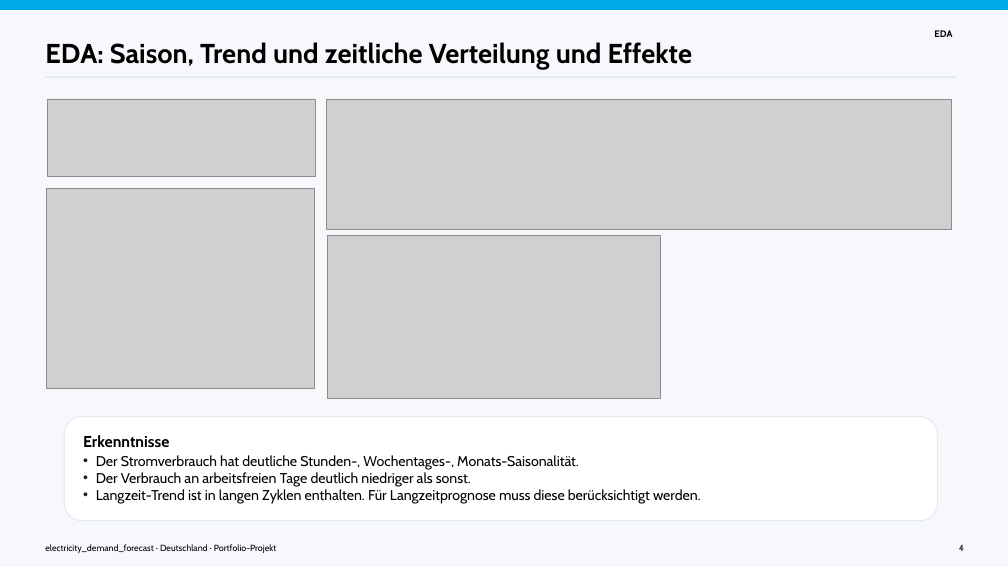
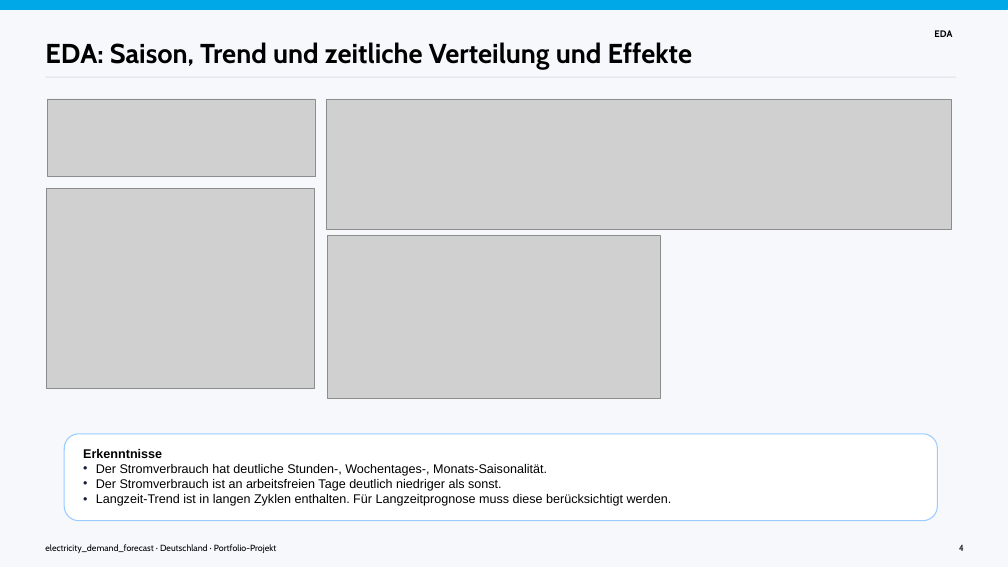
Before and after one commit to SW-oasen/electricity_price_forecast, a slide deck: slide 4 of presentation/orig/Stromverbrauch_Vorhersagen_v2.odp. Drawn at 1008x567 pixels with LibreOffice and Linux fonts; fonts in the diff are those of the drawing; grey boxes stand for pictures. Boxes give left, top, right and bottom in pixels: in the first picture for what was removed or moved away, otherwise in the second. Text is boxed around its words. In the diff, an @@ line names an element or a change of style, - is before the commit and + after.

```diff
--- a/presentation/orig/Stromverbrauch_Vorhersagen_v2.odp
+++ b/presentation/orig/Stromverbrauch_Vorhersagen_v2.odp
@@ rounded rectangle: place and size @@
-rounded rectangle at (64, 417, 938, 521)
+rounded rectangle at (64, 434, 938, 521)
@@ rounded rectangle at (64, 434, 938, 521): outline #E4EAF2 0.99 pt to #99CCFF 0.99 pt @@
@@ text at (83, 449, 162, 458): paragraph added @@
+Erkenntnisse
@@ text "Erkenntnisse": place and size @@
-text "Erkenntnisse" at (96, 455, 701, 504)
+text "Erkenntnisse" at (83, 449, 672, 506)
@@ text removed at (83, 435, 169, 447) @@
-Erkenntnisse
@@ text at (96, 479, 502, 491): text changed; size 13.5 to 12 pt; font Cabin to Arial @@
-• Der Verbrauch an arbeitsfreien Tage deutlich niedriger als sonst.
+• Der Stromverbrauch ist an arbeitsfreien Tage deutlich niedriger als sonst.
@@ text at (96, 464, 672, 506): size 13.5 to 12 pt, font Cabin to Arial in "Der Stromverbrauch hat deutliche Stunden-, Wochentages-, Mon ...", "Langzeit-Trend ist in langen Zyklen enthalten. Für ..." @@
```
Also in this commit, not shown: 11 other slides changed, 20 other files.
